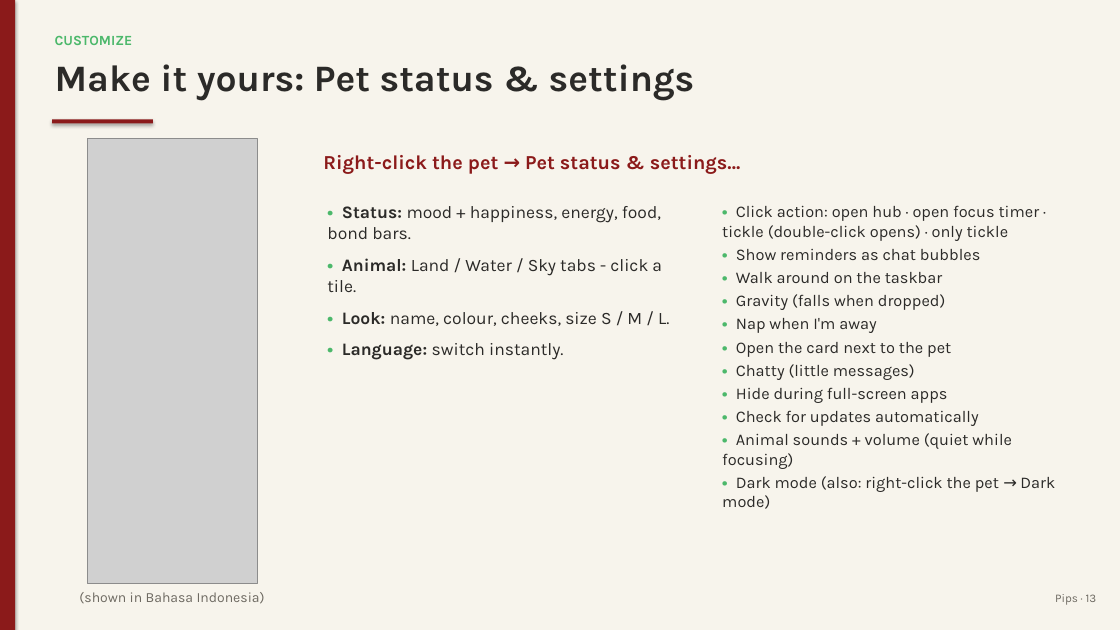
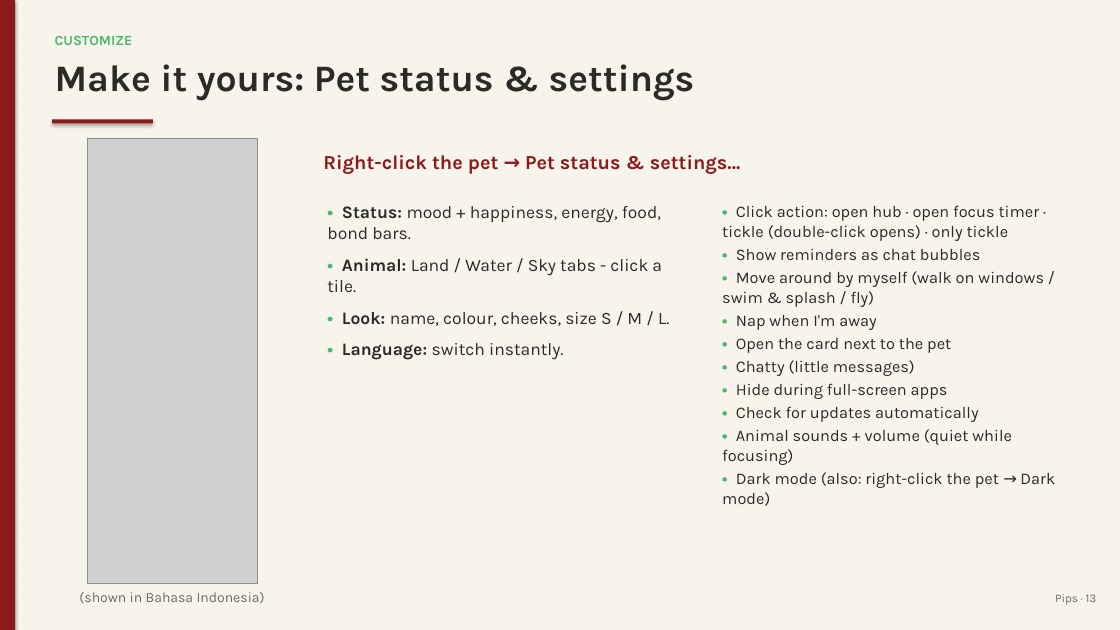
Before and after one commit to juw12/projects, a slide deck: slide 13 of apps/pips/web/download/Pips-Guide.pptx. Drawn at 1120x630 pixels with LibreOffice and Linux fonts; fonts in the diff are those of the drawing; grey boxes stand for pictures. Boxes give left, top, right and bottom in pixels: in the first picture for what was removed or moved away, otherwise in the second. Text is boxed around its words. In the diff, an @@ line names an element or a change of style, - is before the commit and + after.

```diff
--- a/apps/pips/web/download/Pips-Guide.pptx
+++ b/apps/pips/web/download/Pips-Guide.pptx
@@ text at [722,271,1044,307]: text changed @@
-• Walk around on the taskbar
-• Gravity (falls when dropped)
+• Move around by myself (walk on windows / swim & splash / fly)
```
Also in this commit, not shown: 7 other slides changed, 11 other files.
